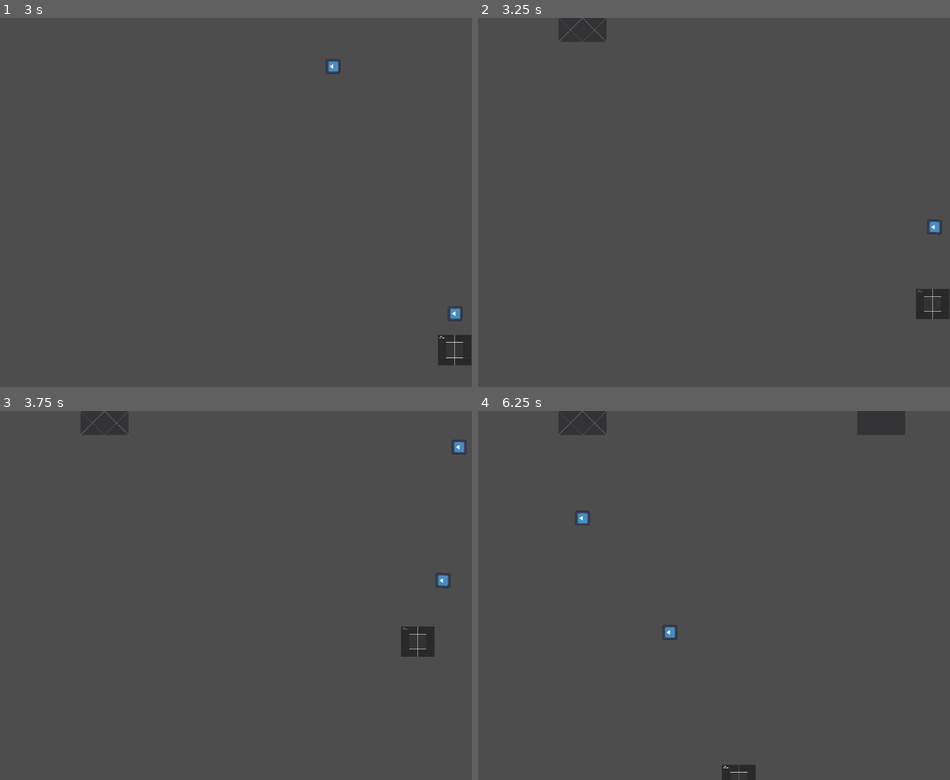
Above: before the commit, frames 1-4 (two rows, left to right).
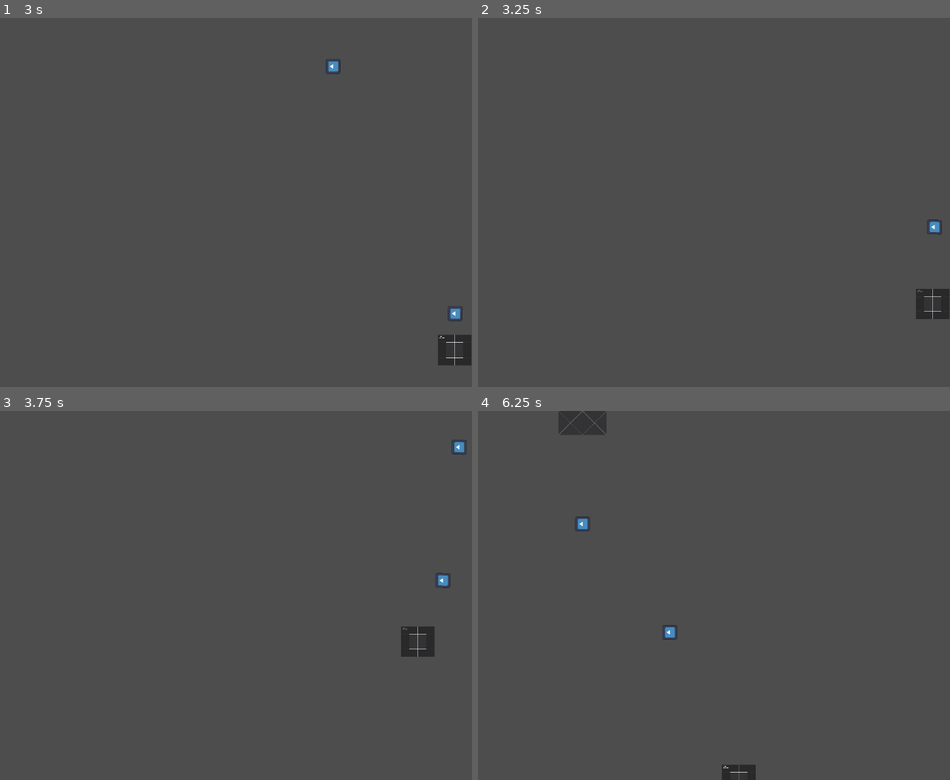
Above: after the commit, the same moments.

Repository: Zoidmania/gdex-2023-winter
Game: Godot game, scene res://main.tscn
Same seed, same stepped clock (60 frames per second), same inputs: the game is played once before the commit and once after it. The engine's default icon, where the game draws it, is replaced by a stand-in: a white triangle on a blue panel in a dark square.
Inputs:
- Up to frame 1 (3 s): tap Enter at 0.5 s; hold Right (santa_move_right) 0.53-1.28 s; tap Space (santa_shoot) every 0.75 s from 0.6 to 2.85 s; hold Down (santa_move_down) 1.28-2.03 s; hold Right (santa_move_right) 2.03-2.78 s; hold Up (santa_move_up) from 2.78 s (still down)
- Up to frame 2 (3.25 s): keep holding Up (santa_move_up)
- Up to frame 3 (3.75 s): release Up (santa_move_up) at 3.53 s; hold Left (santa_move_left) from 3.53 s (still down); tap Space (santa_shoot) at 3.6 s
- Up to frame 4 (6.25 s): tap Space (santa_shoot) at 4.35, 5.1, 5.85 s; release Left (santa_move_left) at 5.03 s; hold Down (santa_move_down) 5.03-5.78 s; hold Right (santa_move_right) from 5.78 s (still down)

Frame 1 is identical in both runs. In frame 2, 0.6% of the frame differs, in the area x 17-28%, y 0-7%; in frame 3, 0.6%; in frame 4, 0.7%, in the area x 20-91%, y 0-33%.

Commit message:
fix timer

Diff:
--- a/src/main.tscn
+++ b/src/main.tscn
@@ -29,7 +29,6 @@
 wait_time = 3.0
 
 [node name="GameStartTimer" type="Timer" parent="."]
-wait_time = 0.01
 one_shot = true
 
 [node name="MobSpawnPath" type="Path2D" parent="."]
